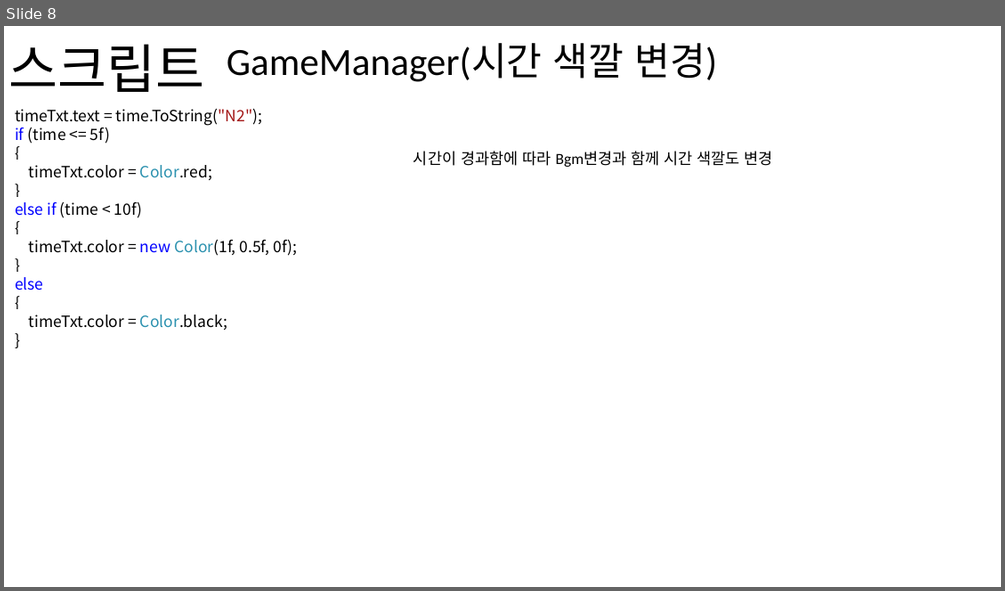
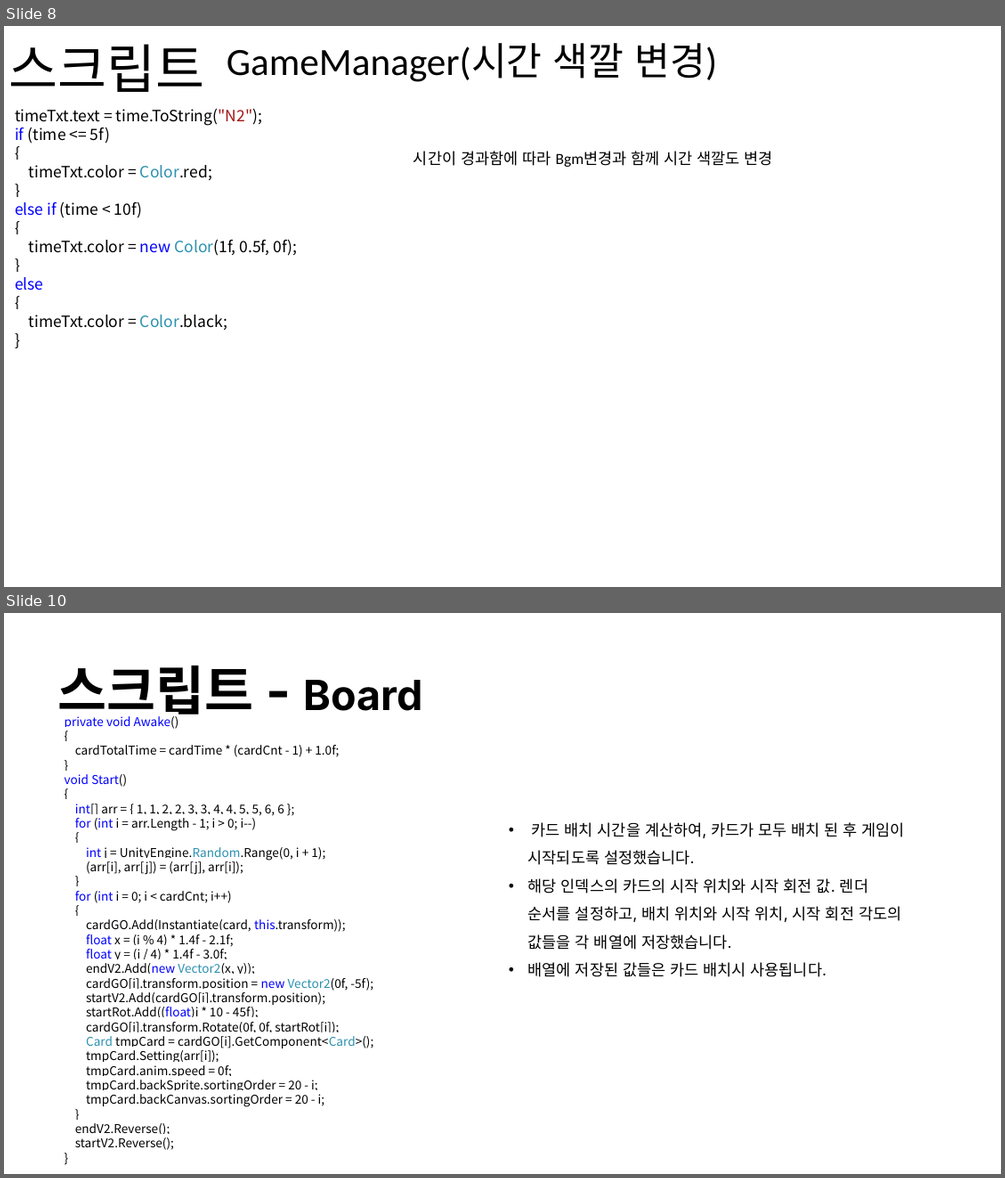
Before and after one commit to gyro1515/TeamProject_FindRtan, a slide deck: tzjqc37h0bnimw7.pptx. Shown one above the other, each under a label of ours: slide 8 before the commit, slides 8 and 10 after it; the slides between them are not shown. The pictures are 1005x591 and 1005x1178 pixels, drawn with LibreOffice and Linux fonts; fonts in the diff are those of the drawing; background and template pictures are left out. Boxes give left, top, right and bottom in pixels: in the first picture for what was removed or moved away, otherwise in the second. Text is boxed around its words. In the diff, an @@ line names an element or a change of style, - is before the commit and + after.

```diff
--- a/tzjqc37h0bnimw7.pptx
+++ b/tzjqc37h0bnimw7.pptx
@@ slide 10 added at <box>4,613,1001,1174</box>, background #FFFFFF; not listed: 1 template element that a slide beside it also shows @@
@@ text added at <box>58,666,423,725</box>, 61.5 pt, text #000000, bold @@
+스크립트 - Board
@@ text added at <box>65,714,373,1150</box>, 14 pt, text #000000 @@
+private void Awake()
+{
+cardTotalTime = cardTime * (cardCnt - 1) + 1.0f;
+}
+void Start()
+{
+int[] arr = { 1, 1, 2, 2, 3, 3, 4, 4, 5, 5, 6, 6 };
+for (int i = arr.Length - 1; i > 0; i--)
+{
+int j = UnityEngine.Random.Range(0, i + 1);
+(arr[i], arr[j]) = (arr[j], arr[i]);
+}
+for (int i = 0; i < cardCnt; i++)
+{
+cardGO.Add(Instantiate(card, this.transform));
+float x = (i % 4) * 1.4f - 2.1f;
+float y = (i / 4) * 1.4f - 3.0f;
+endV2.Add(new Vector2(x, y));
+cardGO[i].transform.position = new Vector2(0f, -5f);
+startV2.Add(cardGO[i].transform.position);
+startRot.Add((float)i * 10 - 45f);
+cardGO[i].transform.Rotate(0f, 0f, startRot[i]);
+Card tmpCard = cardGO[i].GetComponent<Card>();
+tmpCard.Setting(arr[i]);
+tmpCard.anim.speed = 0f;
+tmpCard.backSprite.sortingOrder = 20 - i;
+tmpCard.backCanvas.sortingOrder = 20 - i;
+}
+endV2.Reverse();
+startV2.Reverse();
+}
@@ text added at <box>528,822,905,977</box>, 18 pt, text #000000 @@
+• 카드 배치 시간을 계산하여, 카드가 모두 배치 된 후 게임이 시작되도록 설정했습니다.
+• 해당 인덱스의 카드의 시작 위치와 시작 회전 값. 렌더 순서를 설정하고, 배치 위치와 시작 위치, 시작 회전 각도의 값들을 각 배열에 저장했습니다.
+• 배열에 저장된 값들은 카드 배치시 사용됩니다.
@@ rectangle added at <box>880,1140,1001,1171</box>, fill #FFFFFF, outline #FFFFFF 1 pt @@
```
Also in this commit, not shown: 2 other slides added, 1 slide removed, 1 other file.
